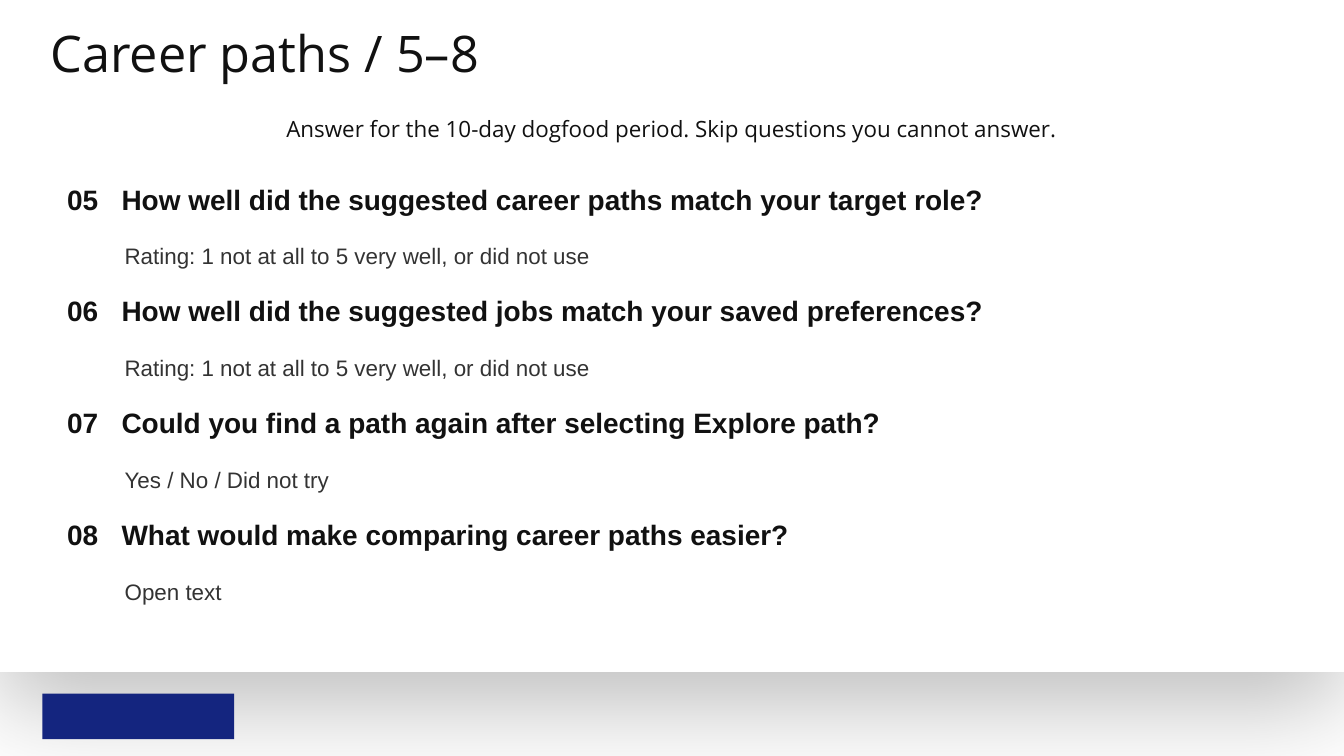
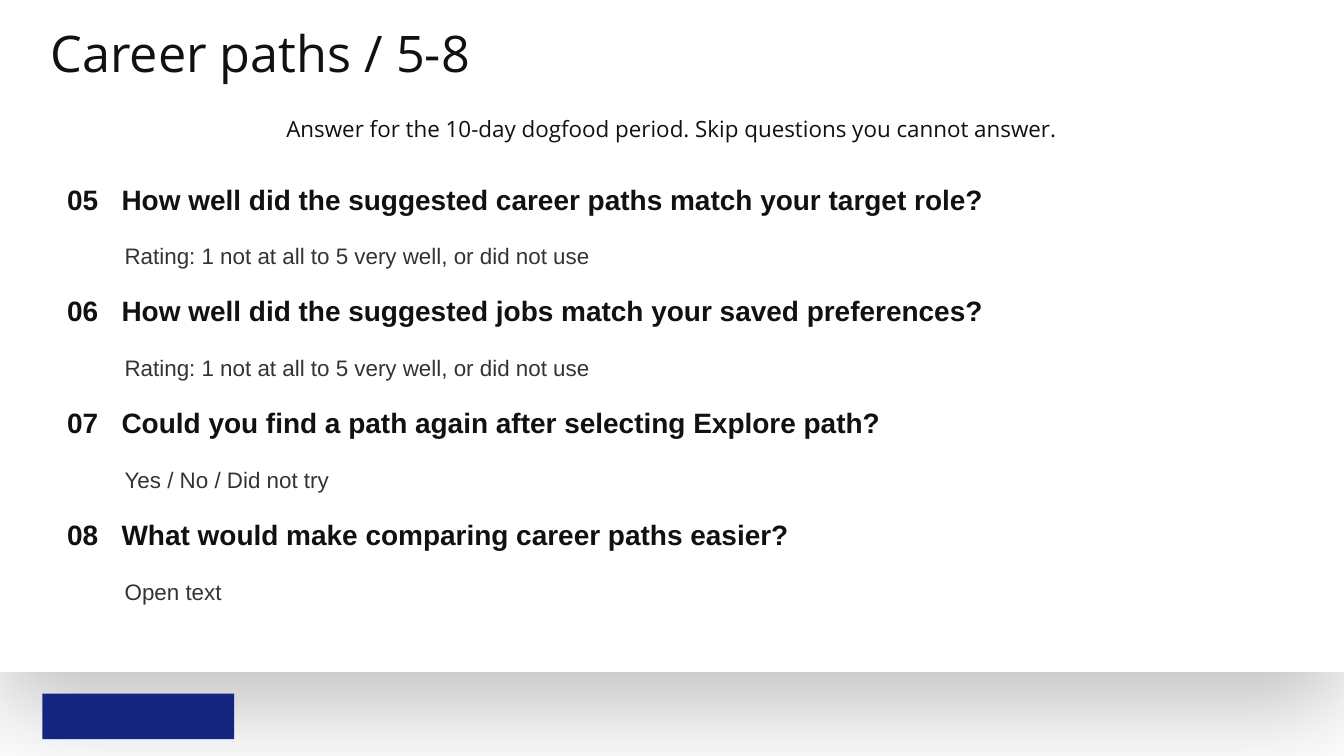
Before and after one commit to abrarmudhir/ai-journey, a slide deck: slide 13 of notebooks/mba/1_Product_Manager/4_Product_Development/project_managing_product_development/submission/Managing_Product_Development_Submission_1/Career_Boost_Managing_Product_Development.pptx. Drawn at 1344x756 pixels with LibreOffice and Linux fonts; fonts in the diff are those of the drawing; background and template pictures are left out. Boxes give left, top, right and bottom in pixels: in the first picture for what was removed or moved away, otherwise in the second. Text is boxed around its words. In the diff, an @@ line names an element or a change of style, - is before the commit and + after.

```diff
--- a/notebooks/mba/1_Product_Manager/4_Product_Development/project_managing_product_development/submission/Managing_Product_Development_Submission_1/Career_Boost_Managing_Product_Development.pptx
+++ b/notebooks/mba/1_Product_Manager/4_Product_Development/project_managing_product_development/submission/Managing_Product_Development_Submission_1/Career_Boost_Managing_Product_Development.pptx
@@ title at bbox=[50, 33, 470, 84]: text changed @@
-Career paths / 5–8
+Career paths / 5-8
```
Also in this commit, not shown: 5 other slides changed, 1 other file.
